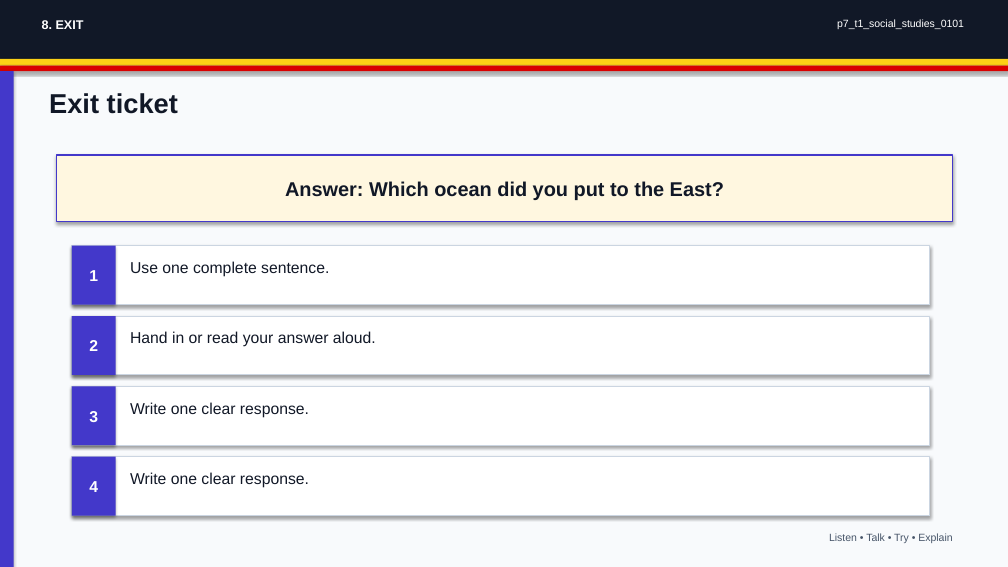
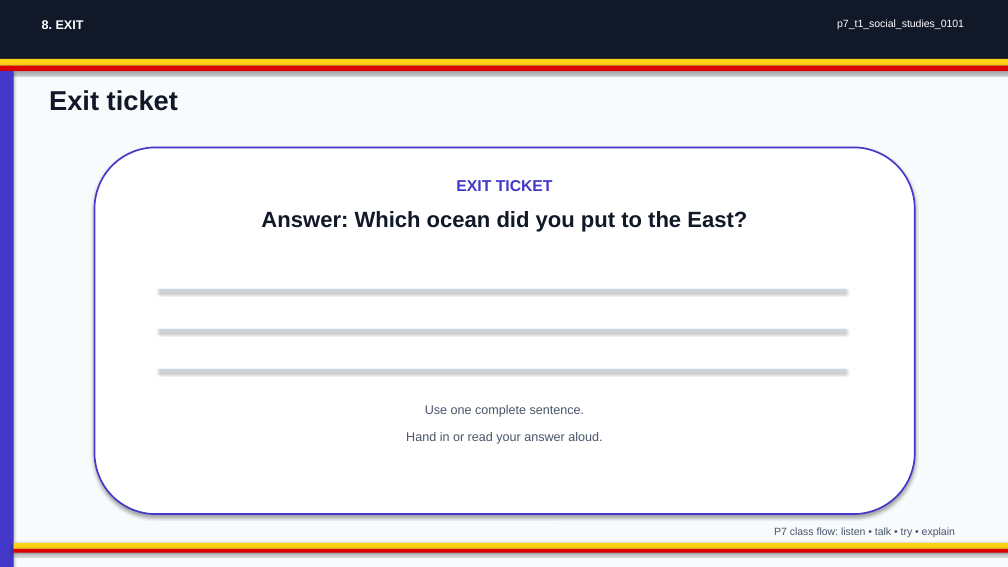
Before and after one commit to yousunjung84-edu/uganda-p7-mvp-20260629, a slide deck: slide 8 of uganda-p7-mvp/p7_t1_social_studies_0101/p7_t1_social_studies_0101.pptx. Drawn at 1008x567 pixels with LibreOffice and Linux fonts; fonts in the diff are those of the drawing. Boxes give left, top, right and bottom in pixels: in the first picture for what was removed or moved away, otherwise in the second. Text is boxed around its words. In the diff, an @@ line names an element or a change of style, - is before the commit and + after.

Commit message:
Publish upgraded classroom decks

```diff
--- a/uganda-p7-mvp/p7_t1_social_studies_0101/p7_t1_social_studies_0101.pptx
+++ b/uganda-p7-mvp/p7_t1_social_studies_0101/p7_t1_social_studies_0101.pptx
@@ rounded rectangle added at (x1=95, y1=147, x2=915, y2=514), fill #FFFFFF, outline #4338CA 1.6 pt, 15 pt, text #4338CA, bold @@
+EXIT TICKET
@@ text "Answer: Which ocean did you ..." moved from (x1=57, y1=155, x2=953, y2=222) to (x1=261, y1=211, x2=747, y2=232) @@
@@ text "Answer: Which ocean did you ..." at (x1=261, y1=211, x2=747, y2=232): size 19 to 21 pt; vertical alignment middle to top; fill #FFF7E0 to none; outline #4338CA 1.4 pt to none; shadow off @@
@@ rectangle removed at (x1=72, y1=246, x2=116, y2=305) @@
-1
@@ rectangle resized from (x1=72, y1=246, x2=930, y2=305) to (x1=159, y1=289, x2=847, y2=292) @@
@@ rectangle removed at (x1=72, y1=316, x2=116, y2=375) @@
-2
@@ rectangle resized from (x1=72, y1=316, x2=930, y2=375) to (x1=159, y1=329, x2=847, y2=332) @@
@@ rectangle removed at (x1=72, y1=386, x2=116, y2=445) @@
-3
@@ fill #FFFFFF to #CBD5E1; outline #CBD5E1 0.9 pt to none in 3 elements at (x1=159, y1=289, x2=847, y2=292), (x1=159, y1=329, x2=847, y2=332), (x1=159, y1=369, x2=847, y2=372) @@
@@ rectangle resized from (x1=72, y1=386, x2=930, y2=445) to (x1=159, y1=369, x2=847, y2=372) @@
@@ text removed at (x1=130, y1=402, x2=309, y2=418) @@
-Write one clear response.
@@ text "Use one complete sentence." at (x1=425, y1=405, x2=585, y2=417): size 15 to 12 pt, text colour #111827 to #475569; alignment left to centre @@
@@ text "Use one complete sentence." moved from (x1=130, y1=261, x2=329, y2=277) to (x1=425, y1=405, x2=585, y2=417) @@
@@ text "Hand in or read your ..." moved from (x1=130, y1=331, x2=376, y2=347) to (x1=406, y1=432, x2=602, y2=444) @@
@@ text "Hand in or read your ..." at (x1=406, y1=432, x2=602, y2=444): size 15 to 12 pt, text colour #111827 to #475569; alignment left to centre @@
@@ rectangle removed at (x1=72, y1=457, x2=116, y2=516) @@
-4
@@ text removed at (x1=130, y1=472, x2=309, y2=488) @@
-Write one clear response.
@@ text at (x1=774, y1=527, x2=955, y2=537): text changed @@
-Listen • Talk • Try • Explain
+P7 class flow: listen • talk • try • explain
@@ rectangle resized from (x1=72, y1=457, x2=930, y2=516) to (x1=14, y1=543, x2=1008, y2=549) @@
@@ rectangle at (x1=14, y1=543, x2=1008, y2=549): fill #FFFFFF to #FCD116; outline #CBD5E1 0.9 pt to none @@
@@ rectangle added at (x1=14, y1=549, x2=1008, y2=553), fill #D90000 @@
```
Also in this commit, not shown: 7 other slides changed, 34 other files.
